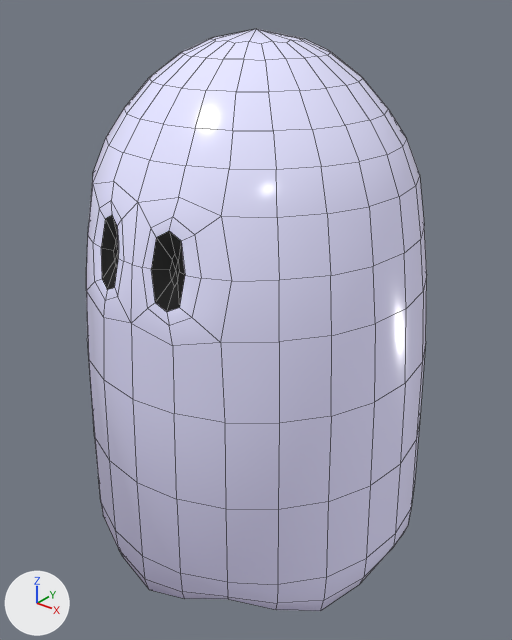
Two versions of the FBX model GhostMobile/Assets/Models/Ghost.fbx, one commit apart.
Rendered twice from a 50 mm lens placed at (0.0883, -0.1104, 0.1214), pointed at (0.0009, -0.0012, 0.0537). Arrows for +X, +Y and +Z are at lower left; the lights stay in place. Mesh edges are drawn as thin lines. Where no turn or scale is listed for an object, it has been applied to the vertices.

Before the edit, the objects in view are built like this:
```python
me_mesh = bpy.data.meshes.new('Mesh')
me_mesh.from_pydata(...)  # 481 vertices, 468 faces; spans x -0.0383..0.0383, y -0.0379..0.0379, z 0.0009..0.1126
# faces by material slot: [444, 24]
me_mesh.materials.append(mat_ghostbody)  # white #e2e4ff
me_mesh.materials.append(mat_ghosteye3)  # black #0d0d0d
ob_ghost = bpy.data.objects.new('Ghost', me_mesh)
ob_ghost.location = (0.0, 0.0, 0.0)
```
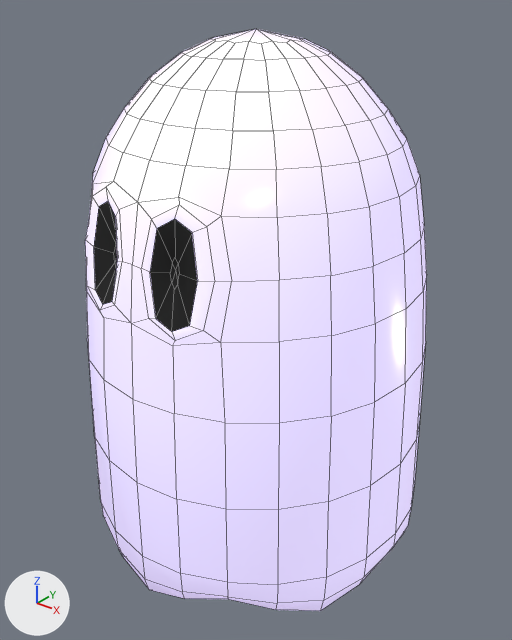
Boxes (x1, y1, x2, y2) around the edits, measured in the pictures (512 x 640 px; the box of a moved part takes in the faces that stretch with it):
'Ghost', reshaped, recoloured: before (86, 29, 427, 611); after (85, 29, 427, 611)
part 1 of me_mesh, moved or reshaped: before (86, 181, 232, 346); after (85, 181, 232, 346)
part 2 of me_mesh, recoloured: (86, 29, 427, 611) in both

What the commit changed:
Material 'GhostHiRes:GhostBody' (mat_ghosthires_ghostbody) is new.
Its base color is (0.766, 0.782, 1.0) (white #e3e5ff).
Its roughness is 0.2.
Its emission color is (0.445, 0.36, 0.607) (purple #b2a2cc).
Its emission strength is 1.0.
me_mesh has 481 vertices, 468 faces and spans x -0.0383..0.0383, y -0.0379..0.0379, z 0.0009..0.1126.
me_mesh is used by ob_ghost; location (0.0, 0.0, 0.0).
me_mesh part 1: 48 of 481 vertices moved; they spanned x -0.0136..0.0136, y -0.0348..-0.0307, z 0.0673..0.0858 and now span x -0.0163..0.0163, y -0.0353..-0.0302, z 0.0651..0.0881; mean shift (0.0, 0.0, -0.0003); largest move (0.0099, -0.0332, 0.0708) -> (0.0122, -0.0332, 0.0681).
me_mesh part 2: all 444 faces that had it switch from mat_ghostbody (white #e2e4ff) to mat_ghosthires_ghostbody (white #e3e5ff).
